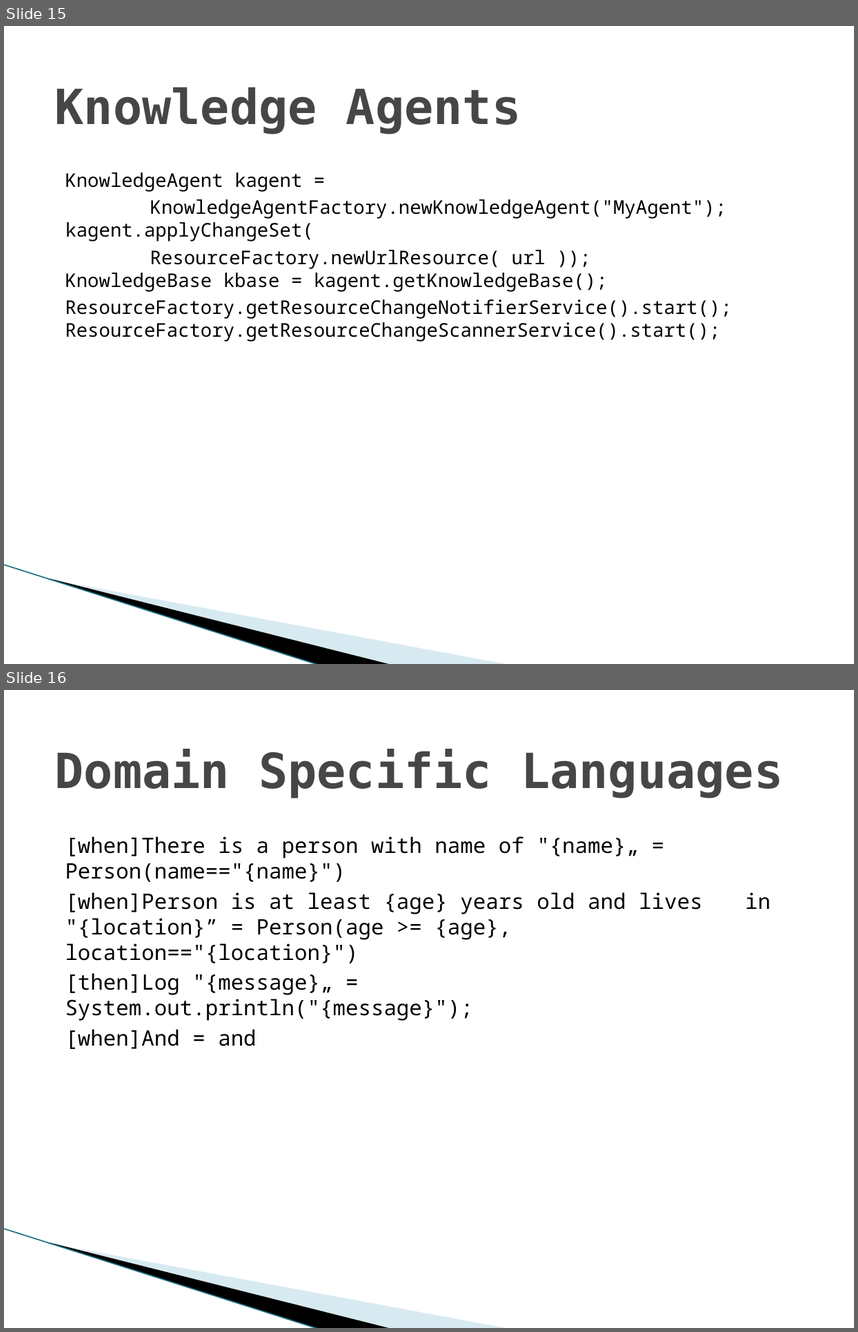
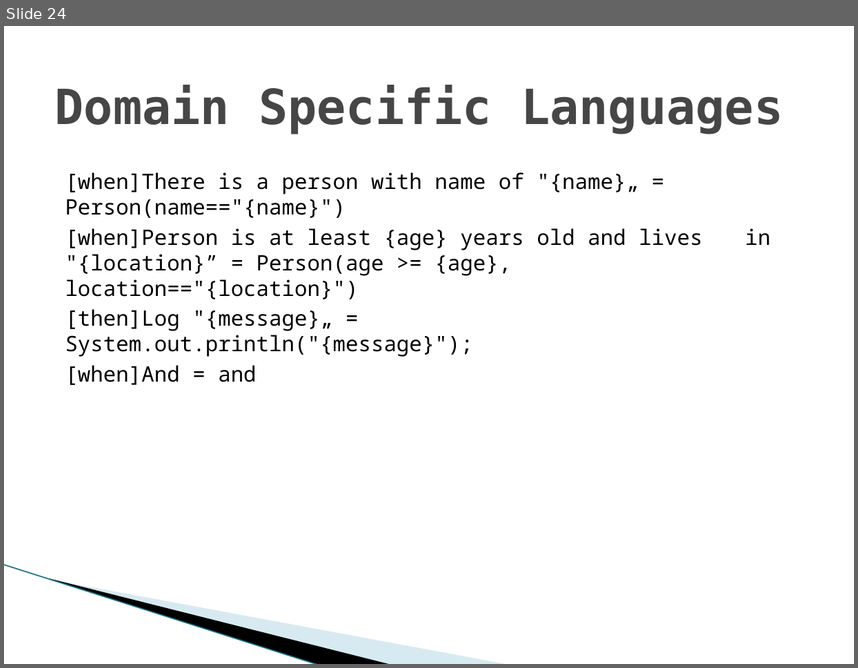
Before and after one commit to gspandy/drools-presentation-and-examples, a slide deck: drools-business-rules-engine.pptx. Shown one above the other, each under a label of ours: slides 15 and 16 before the commit, slide 24 after it. The pictures are 858x1332 and 858x668 pixels, drawn with LibreOffice and Linux fonts; fonts in the diff are those of the drawing; background and template pictures are left out. Boxes give left, top, right and bottom in pixels: in the first picture for what was removed or moved away, otherwise in the second. Text is boxed around its words. In the diff, an @@ line names an element or a change of style, - is before the commit and + after.

```diff
--- a/drools-business-rules-engine.pptx
+++ b/drools-business-rules-engine.pptx
@@ slide 15 removed at [4, 26, 854, 664], background #FFFFFF; not listed: 3 template elements that a slide beside it also shows @@
@@ title removed at [55, 87, 521, 134] @@
-Knowledge Agents
@@ text removed at [65, 172, 732, 341] @@
-KnowledgeAgent kagent =
-KnowledgeAgentFactory.newKnowledgeAgent("MyAgent");
-kagent.applyChangeSet(
-ResourceFactory.newUrlResource( url ));
-KnowledgeBase kbase = kagent.getKnowledgeBase();
-ResourceFactory.getResourceChangeNotifierService().start();
-ResourceFactory.getResourceChangeScannerService().start();
@@ what was slide 16 is now slide 24 @@
```
Also in this commit, not shown: 2 slides changed, 12 slides added, 2 other slides removed.
